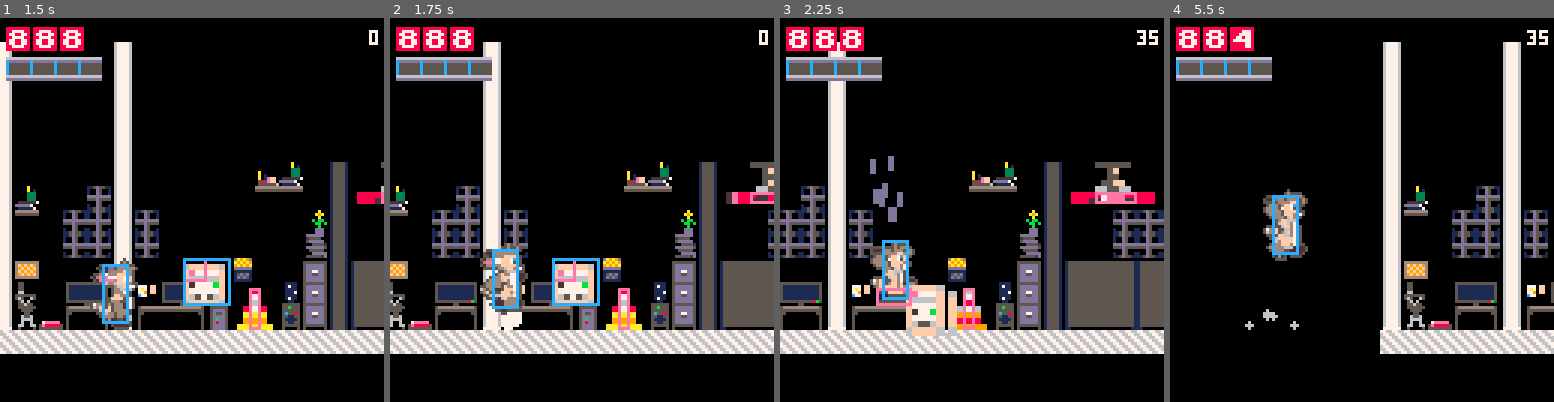
Above: before the commit, frames 1-4 (left to right).
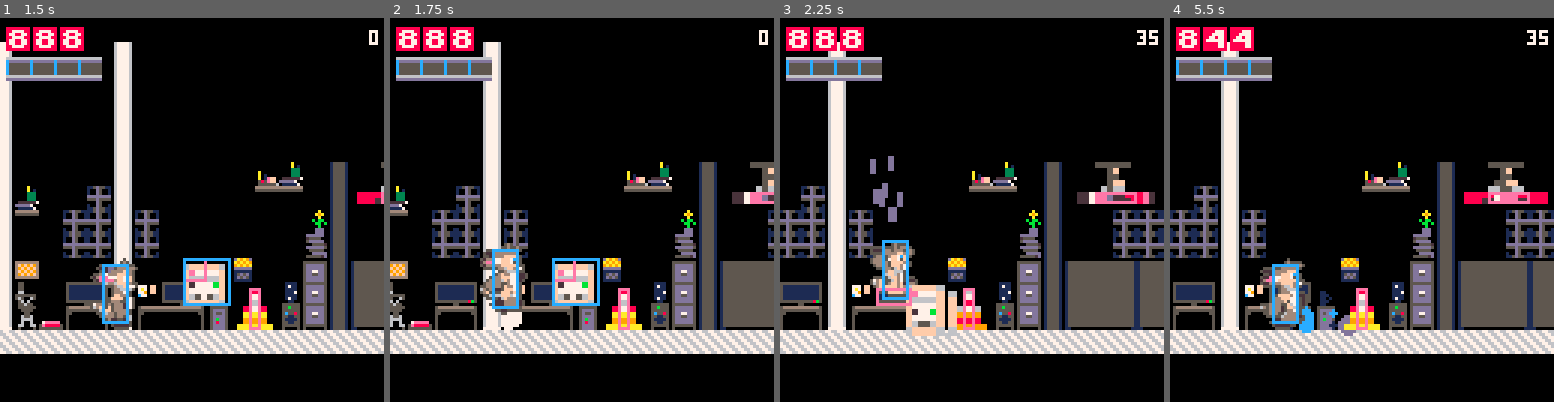
Above: after the commit, the same moments.

Repository: aritosuits/onebuttonjam2024
Game: PICO-8 cartridge cart.p8
Two runs of this game, one before a commit and one after it. Both use one fixed random seed, a clock stepped at 60 frames per second and the inputs below.
Inputs:
- Up to frame 1 (1.5 s): tap O (Z key) at 0.7 s
- Up to frame 2 (1.75 s): tap O (Z key) at 1.7 s
- Up to frame 3 (2.25 s): tap O (Z key) at 2.1 s
- Up to frame 4 (5.5 s): tap O (Z key) every 0.4 s from 2.5 to 5.3 s

Frame 1 is identical in both runs. In frame 2, 0.3% of the frame differs, in the area x 87-100%, y 43-49%; in frame 3, 0.5%; in frame 4, 35%, in the area x 0-100%, y 3-88%.

Commit message:
Made fans more fen unfriendly

Diff:
--- a/assemblages.lua
+++ b/assemblages.lua
@@ -53,7 +53,7 @@
 	e:attach('physics', (speed or -10), 0, 0)
 	e:attach('offensive_collider', 2, 2, 4, 4)
 	e:attach('health', 1)
-	e:attach('knockback', -5)
+	e:attach('knockback', -2)
 	e:attach('despawn', 60)
 	e:attach('parent', parent)
 	if parent.name == 'copier' then
@@ -83,7 +83,7 @@
 	e:attach('health', 1)
 	e:attach('scorable', 10)
 	e:attach('tossable')
-	e:attach('knockback', -10)
+	e:attach('knockback', -3)
 	if type == 'copier' then
 		e:attach('sprite', 52)
 		e:attach('defensive_collider', -1, -1, 10, 10)
@@ -124,8 +124,10 @@
 		e:attach('sprite', 76, 2, 1)
 		e.sprite.scale = 2
 		add_anim(e, 'default', {{ num = e.sprite.num }, {num = 106 }, {num = 108}})
+		e.frames.delay = 1
 		e:attach('offensive_collider', 10, 10, 14, 4)
 		e:attach('floating')
+		e:attach('knockback', -3, 7)
 	else
 		e:attach('sprite', 1)
 		e:attach('floating')
